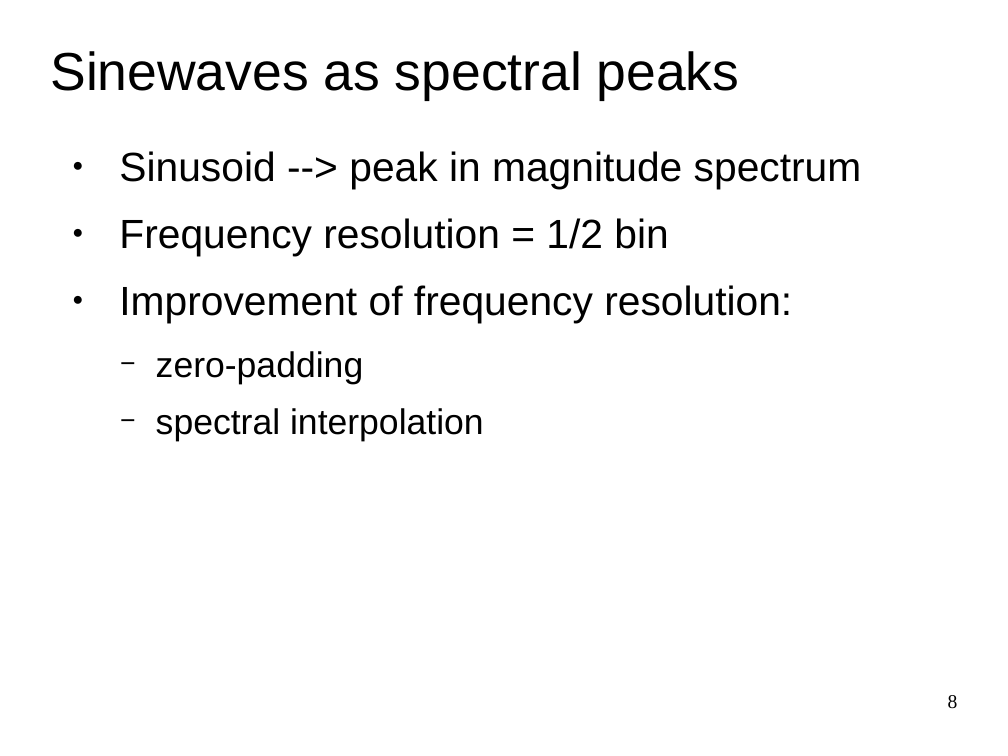
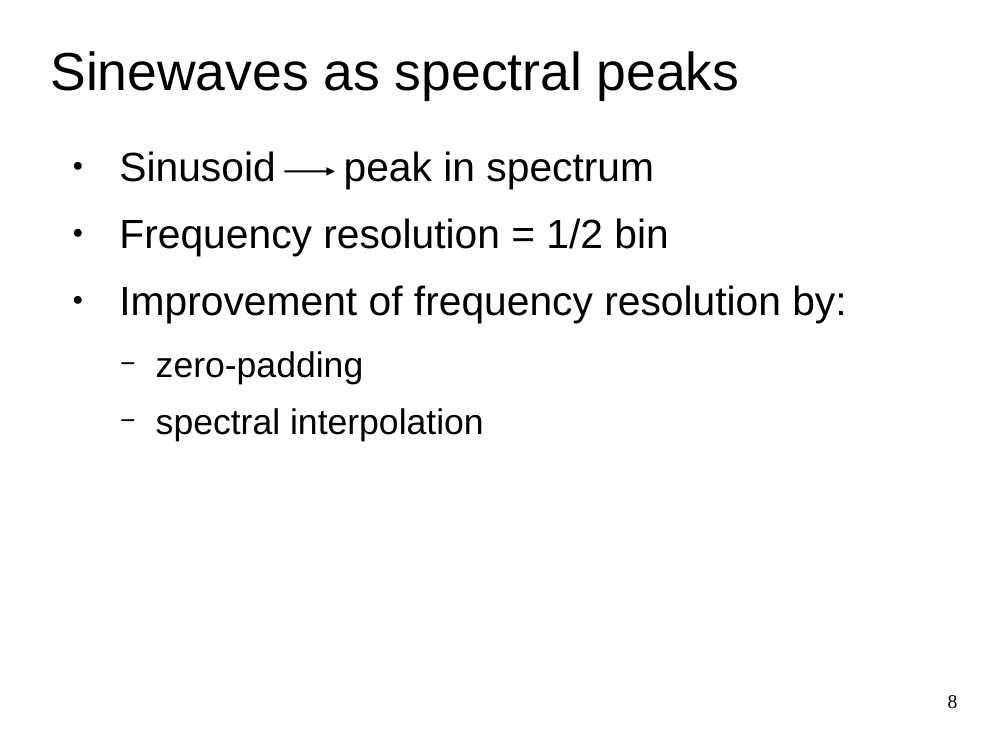
Before and after one commit to MTG/sms-tools, a slide deck: slide 8 of lectures/5-Sinusoidal-model/Sinusoidal-Model-1.odp. Drawn at 1008x756 pixels with LibreOffice and Linux fonts; fonts in the diff are those of the drawing. Boxes give left, top, right and bottom in pixels: in the first picture for what was removed or moved away, otherwise in the second. Text is boxed around its words. In the diff, an @@ line names an element or a change of style, - is before the commit and + after.

```diff
--- a/lectures/5-Sinusoidal-model/Sinusoidal-Model-1.odp
+++ b/lectures/5-Sinusoidal-model/Sinusoidal-Model-1.odp
@@ text at box(119, 151, 654, 189): text changed @@
-● Sinusoid --> peak in magnitude spectrum
+● Sinusoid peak in spectrum
@@ arrow added from (284, 171) to (335, 171), #000000 1.45 pt @@
@@ text at box(119, 285, 846, 323): text changed @@
-● Improvement of frequency resolution:
+● Improvement of frequency resolution by:
```
Also in this commit, not shown: 3 other slides changed, 31 other files.
